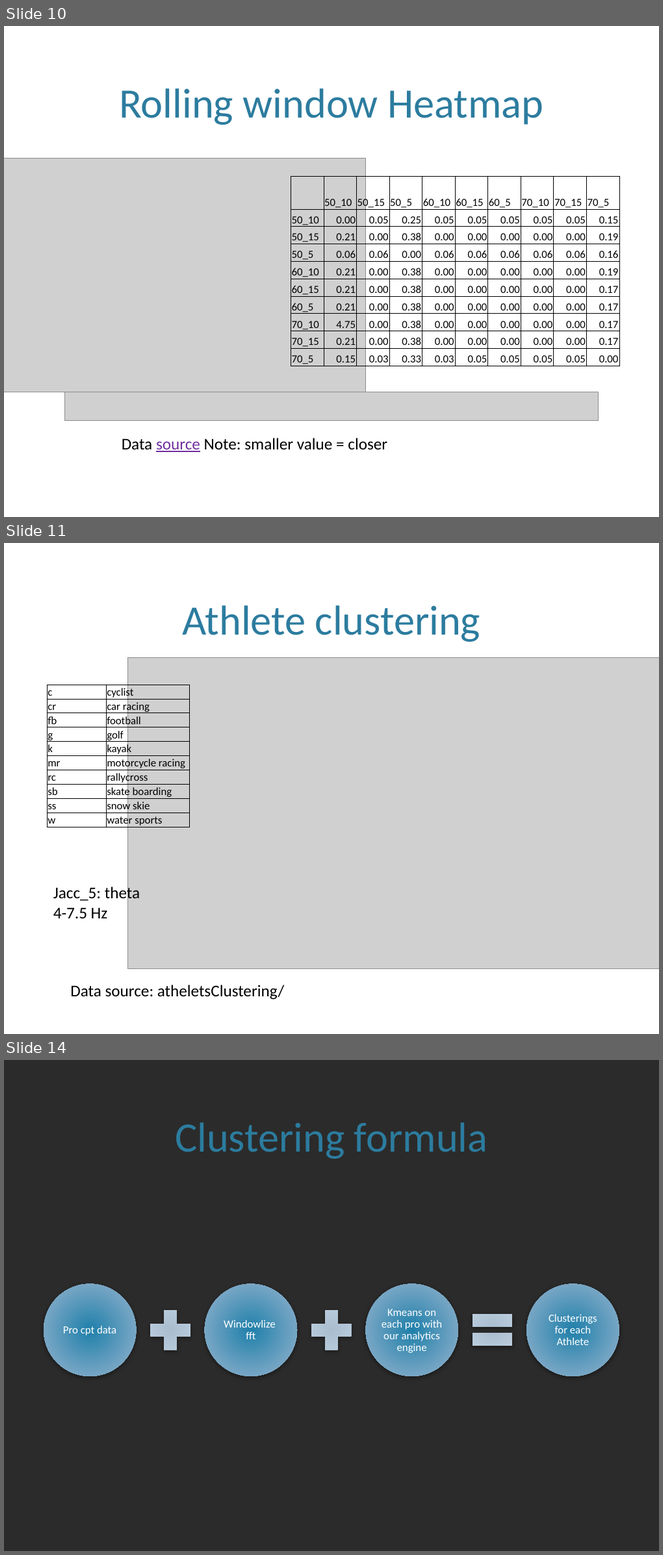
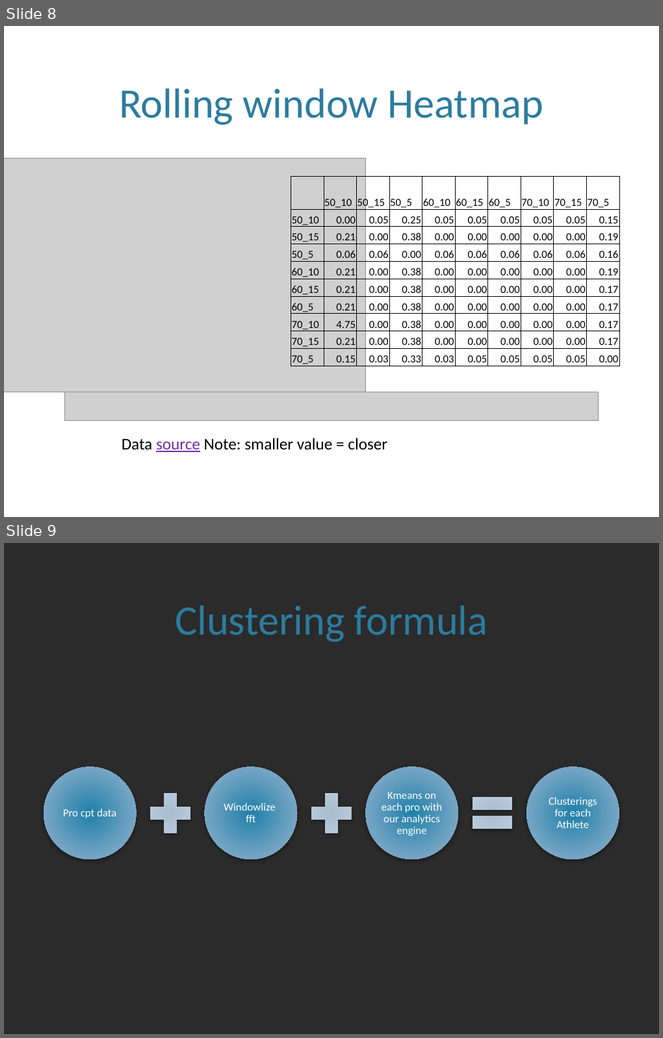
Before and after one commit to leolincoln/athelets, a slide deck: Texts/Atheletes_clustering.pptx. Shown one above the other, each under a label of ours: slides 10, 11 and 14 before the commit, slides 8 and 9 after it; the slides between them are not shown. The pictures are 663x1555 and 663x1038 pixels, drawn with LibreOffice and Linux fonts; fonts in the diff are those of the drawing; grey boxes stand for pictures; background and template pictures are left out; a plain dark background stands for a picture behind light text. Boxes give left, top, right and bottom in pixels: in the first picture for what was removed or moved away, otherwise in the second. Text is boxed around its words. In the diff, an @@ line names an element or a change of style, - is before the commit and + after.

```diff
--- a/Texts/Atheletes_clustering.pptx
+++ b/Texts/Atheletes_clustering.pptx
@@ slide 11 removed at [4, 543, 659, 1034], background picture (left out) @@
@@ title removed at [182, 605, 480, 642] @@
-Athlete clustering
@@ picture removed at [128, 657, 659, 969] @@
@@ table removed at [47, 685, 189, 830], 10 rows, 2 columns @@
-c | cyclist
-cr | car racing
-fb | football
-g | golf
-k | kayak
-mr | motorcycle racing
-rc | rallycross
-sb | skate boarding
-ss | snow skie
-w | water sports
@@ text removed at [53, 886, 140, 919] @@
-Jacc_5: theta 4-7.5 Hz
@@ text removed at [70, 985, 284, 1000] @@
-Data source: atheletsClustering/
@@ what was slide 10 is now slide 8 @@
@@ what was slide 14 is now slide 9 @@
```
Also in this commit, not shown: 10 slides changed, 1 slide added, 5 other slides removed, 9 other files.
